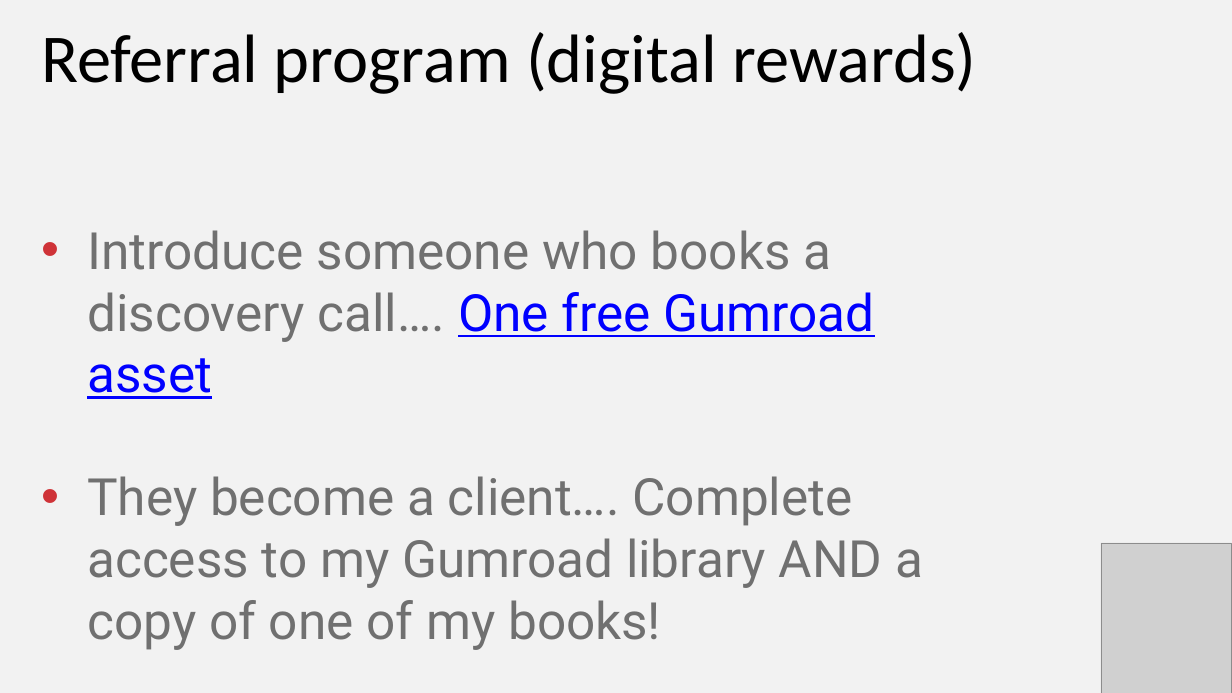
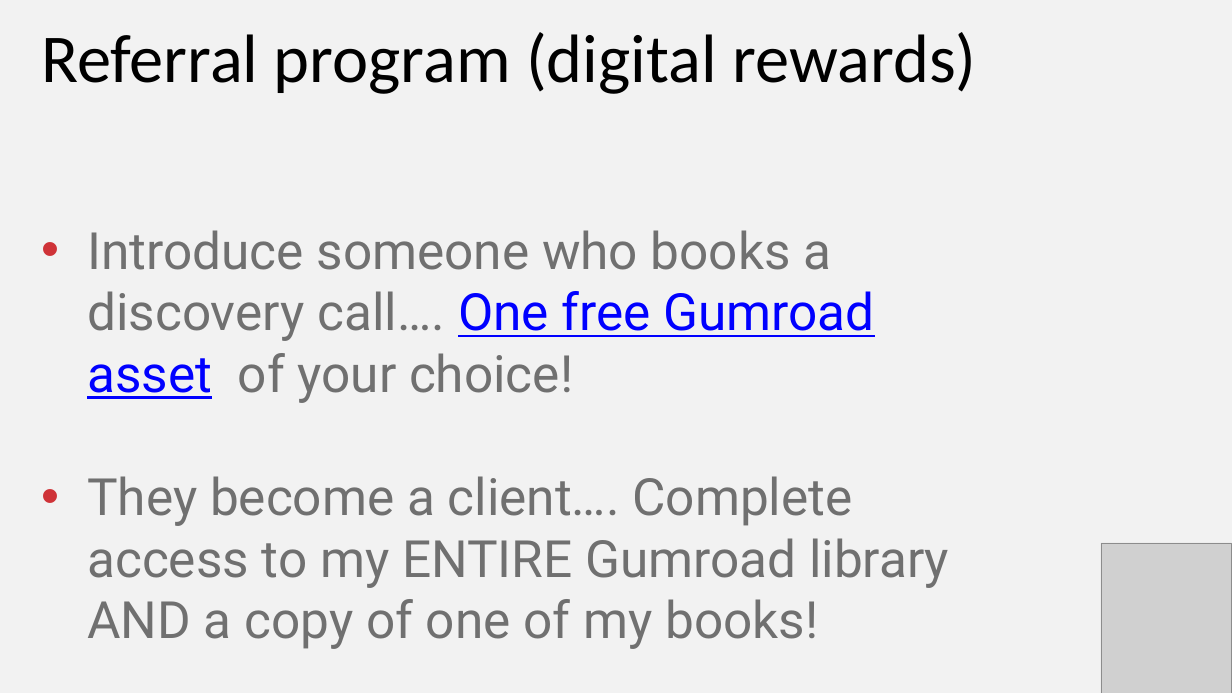
Before and after one commit to stringfestdata/modern-excel-demo-day, a slide deck: slide 19 of modern-excel-demo-day.pptx. Drawn at 1232x693 pixels with LibreOffice and Linux fonts; fonts in the diff are those of the drawing; grey boxes stand for pictures. Boxes give left, top, right and bottom in pixels: in the first picture for what was removed or moved away, otherwise in the second. Text is boxed around its words. In the diff, an @@ line names an element or a change of style, - is before the commit and + after.

```diff
--- a/modern-excel-demo-day.pptx
+++ b/modern-excel-demo-day.pptx
@@ text at box(87, 230, 949, 649): text changed @@
-• Introduce someone who books a discovery call…. One free Gumroad asset
-• They become a client…. Complete access to my Gumroad library AND a copy of one of my books!
+• Introduce someone who books a discovery call…. One free Gumroad asset of your choice!
+• They become a client…. Complete access to my ENTIRE Gumroad library AND a copy of one of my books!
```
Also in this commit, not shown: 2 other slides changed.
